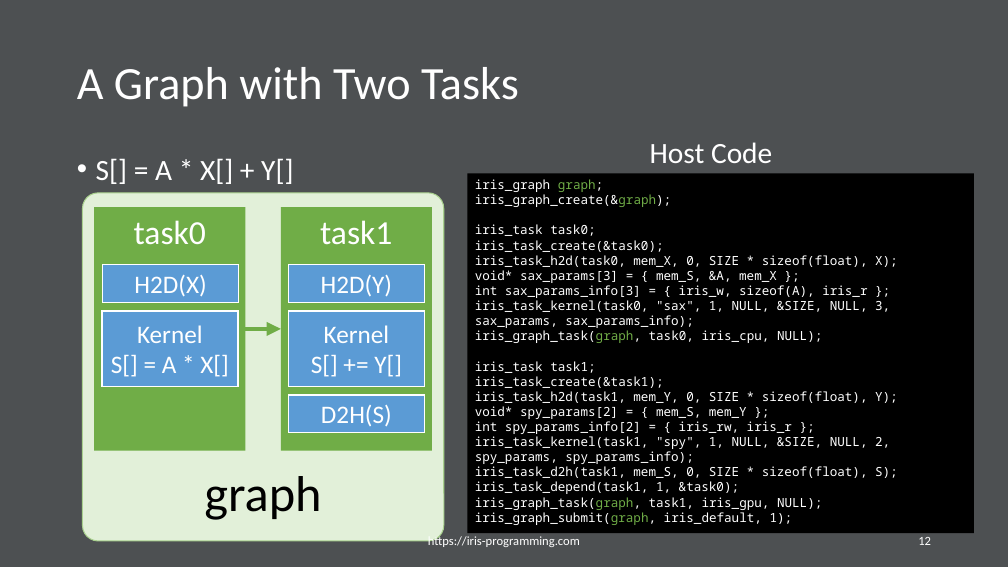
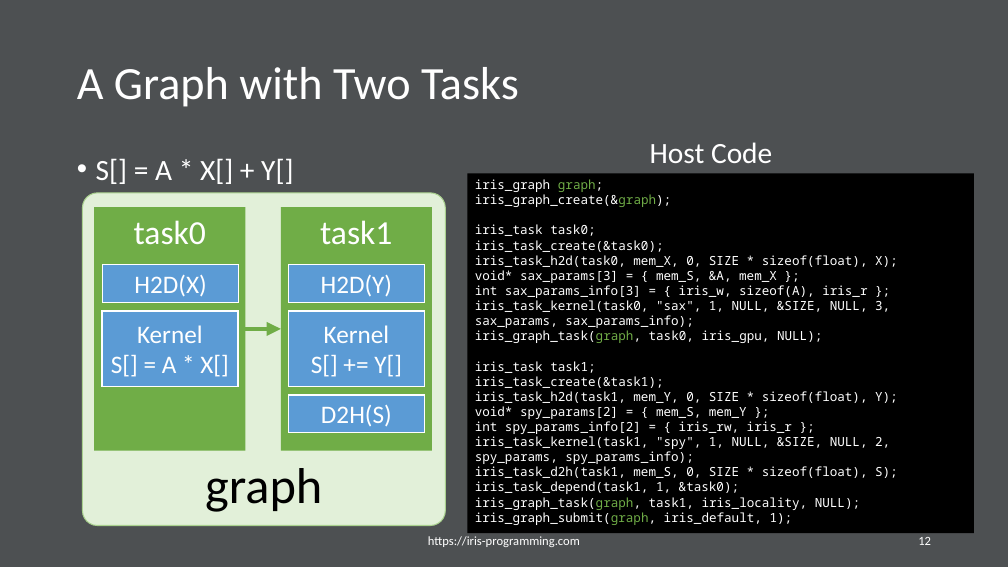
Before and after one commit to iris-programming/iris-programming.github.io, a slide deck: slide 12 of pdf/2021-tutorial-saxpy.pptx. Drawn at 1008x567 pixels with LibreOffice and Linux fonts; fonts in the diff are those of the drawing. Boxes give left, top, right and bottom in pixels: in the first picture for what was removed or moved away, otherwise in the second. Text is boxed around its words. In the diff, an @@ line names an element or a change of style, - is before the commit and + after.

```diff
--- a/pdf/2021-tutorial-saxpy.pptx
+++ b/pdf/2021-tutorial-saxpy.pptx
@@ rounded rectangle "graph" resized from (x1=82, y1=193, x2=444, y2=541) to (x1=82, y1=193, x2=445, y2=526) @@
@@ text in rectangle at (x1=475, y1=330, x2=822, y2=343): text changed @@
-iris_graph_task(graph, task0, iris_cpu, NULL);
+iris_graph_task(graph, task0, iris_gpu, NULL);
@@ text in rectangle at (x1=475, y1=497, x2=860, y2=510): text changed @@
-iris_graph_task(graph, task1, iris_gpu, NULL);
+iris_graph_task(graph, task1, iris_locality, NULL);
```
Also in this commit, not shown: 7 other slides changed, 1 other file.
